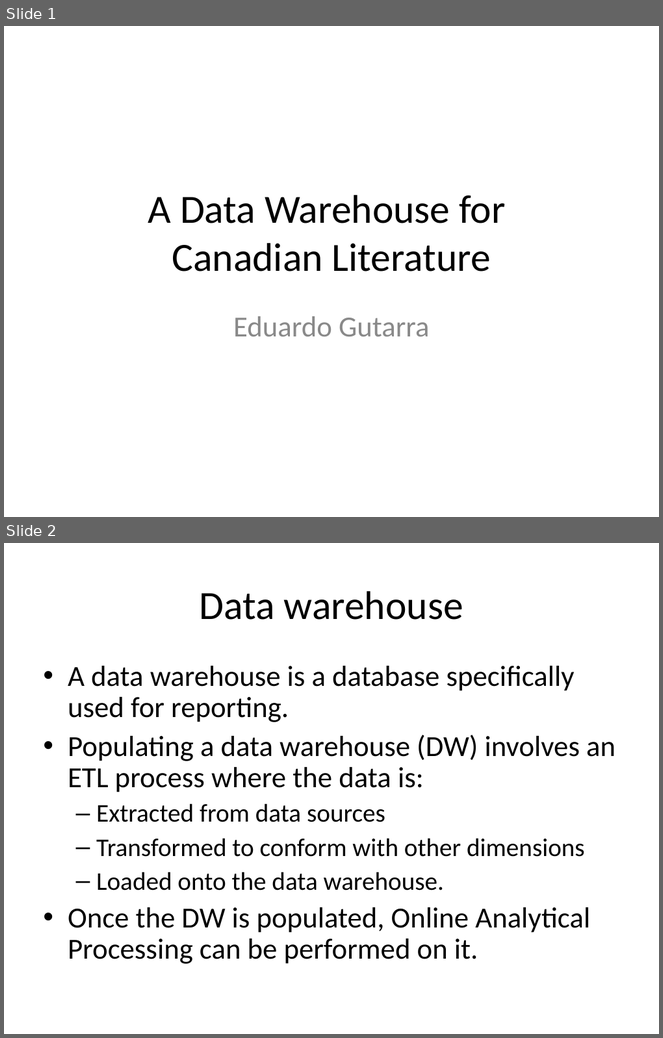
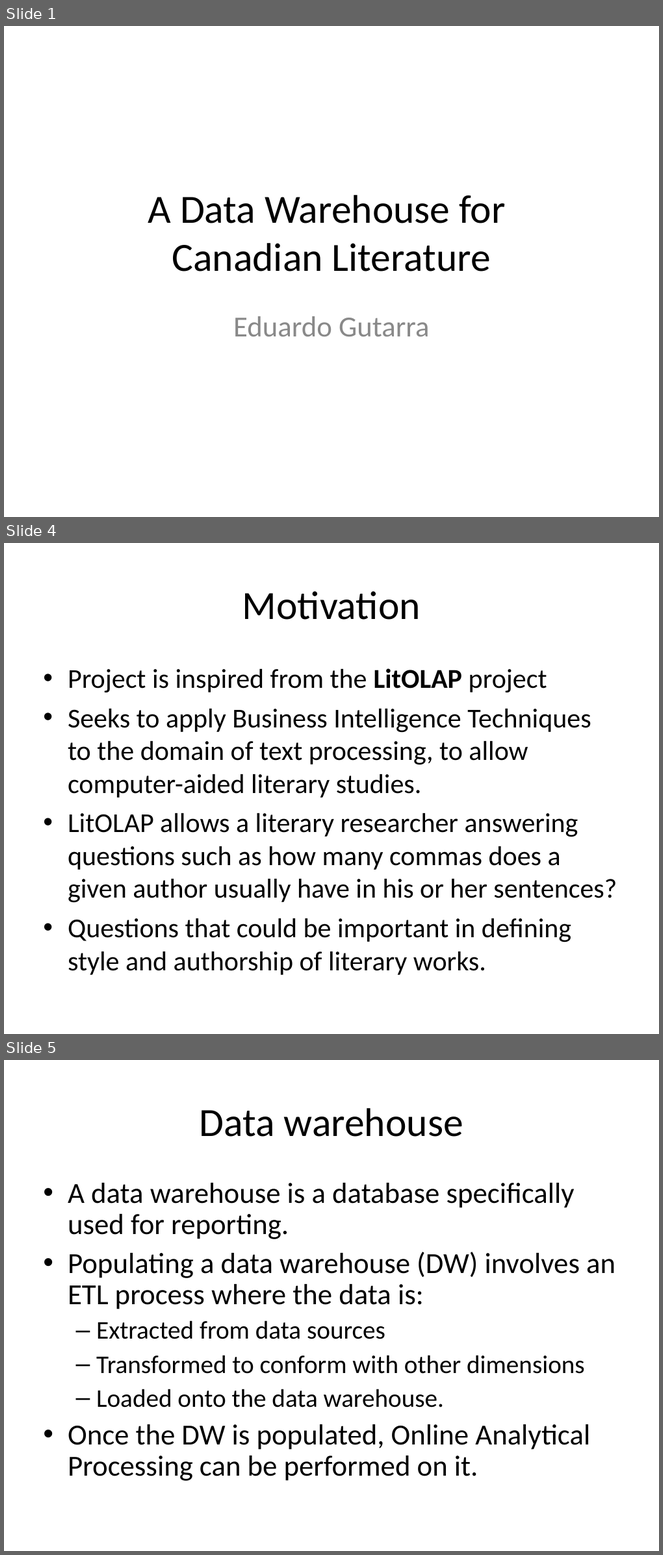
Before and after one commit to edvelezg/unb-dw, a slide deck: project/Presentation/Datawarehousing.ppt. Shown one above the other, each under a label of ours: slides 1 and 2 before the commit, slides 1, 4 and 5 after it; the slides between them are not shown. The pictures are 663x1038 and 663x1555 pixels, drawn with LibreOffice and Linux fonts; fonts in the diff are those of the drawing. Boxes give left, top, right and bottom in pixels: in the first picture for what was removed or moved away, otherwise in the second. Text is boxed around its words. In the diff, an @@ line names an element or a change of style, - is before the commit and + after.

```diff
--- a/project/Presentation/Datawarehousing.ppt
+++ b/project/Presentation/Datawarehousing.ppt
@@ slide 4 added at (x1=4, y1=543, x2=659, y2=1034), background #FFFFFF @@
@@ title added at (x1=243, y1=591, x2=421, y2=620), 44 pt, text #000000 @@
+Motivation
@@ text added at (x1=68, y1=668, x2=617, y2=975), 30 pt, text #000000 @@
+• Project is inspired from the LitOLAP project
+• Seeks to apply Business Intelligence Techniques to the domain of text processing, to allow computer-aided literary studies.
+• LitOLAP allows a literary researcher answering questions such as how many commas does a given author usually have in his or her sentences?
+• Questions that could be important in defining style and authorship of literary works.
@@ what was slide 2 is now slide 5 @@
```
Also in this commit, not shown: 4 slides changed, 9 other slides added, 1 slide removed.
